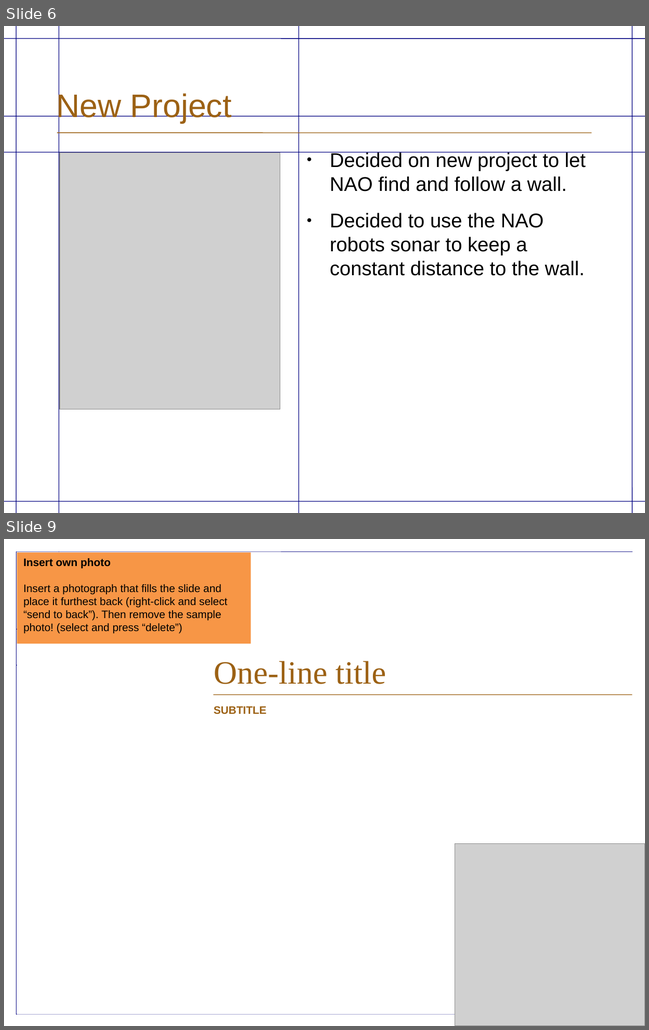
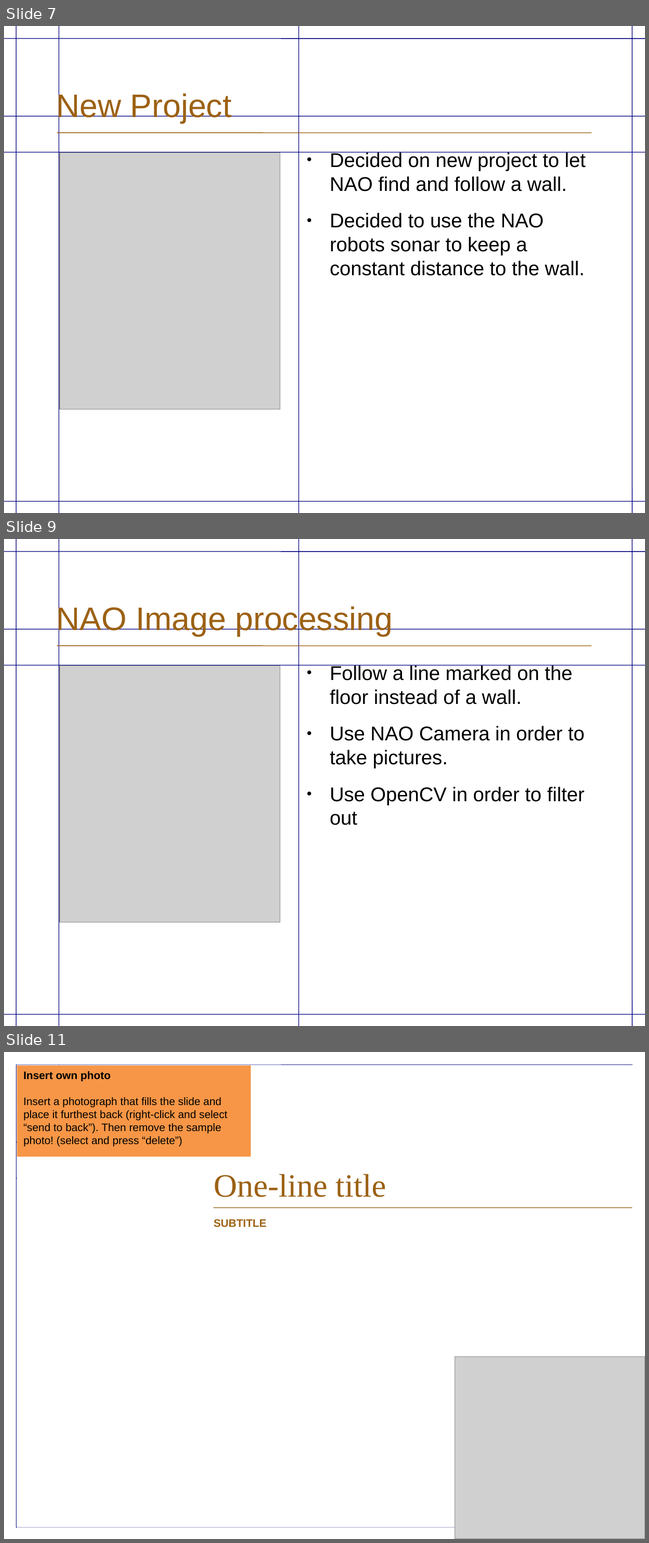
Before and after one commit to TabTabTab/NaoPresentation, a slide deck: NAOPresentation.odp. Shown one above the other, each under a label of ours: slides 6 and 9 before the commit, slides 7, 9 and 11 after it; the slides between them are not shown. The pictures are 649x1030 and 649x1543 pixels, drawn with LibreOffice and Linux fonts; fonts in the diff are those of the drawing; grey boxes stand for pictures; background and template pictures are left out. Boxes give left, top, right and bottom in pixels: in the first picture for what was removed or moved away, otherwise in the second. Text is boxed around its words. In the diff, an @@ line names an element or a change of style, - is before the commit and + after.

```diff
--- a/NAOPresentation.odp
+++ b/NAOPresentation.odp
@@ slide 9 added at bbox=[4, 539, 645, 1026], background #FFFFFF; not listed: 9 template elements that a slide beside it also shows @@
@@ title added at bbox=[56, 605, 392, 636], 36 pt, text #9C6114 @@
+NAO Image processing
@@ picture added at bbox=[59, 666, 280, 922] @@
@@ text added at bbox=[330, 665, 584, 825], 22 pt, text #000000 @@
+● Follow a line marked on the floor instead of a wall.
+● Use NAO Camera in order to take pictures.
+● Use OpenCV in order to filter out
@@ what was slide 6 is now slide 7 @@
@@ what was slide 9 is now slide 11 @@
```
Also in this commit, not shown: 1 slide changed, 1 other slide added, 1 other file.
